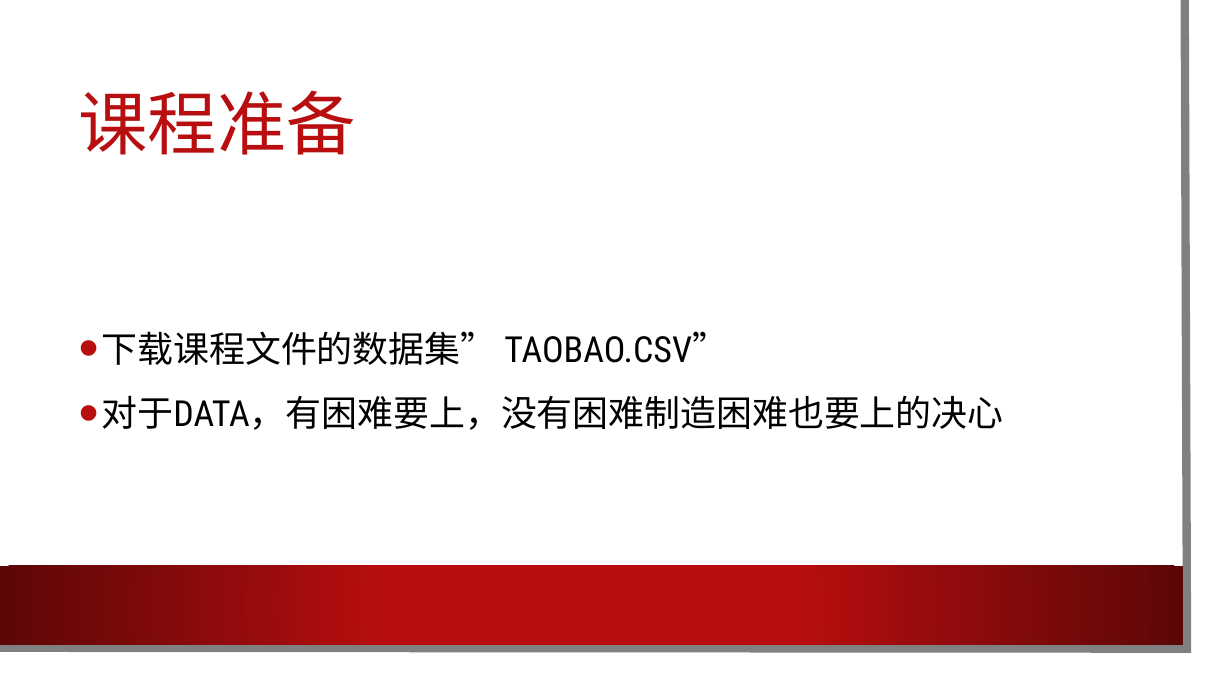
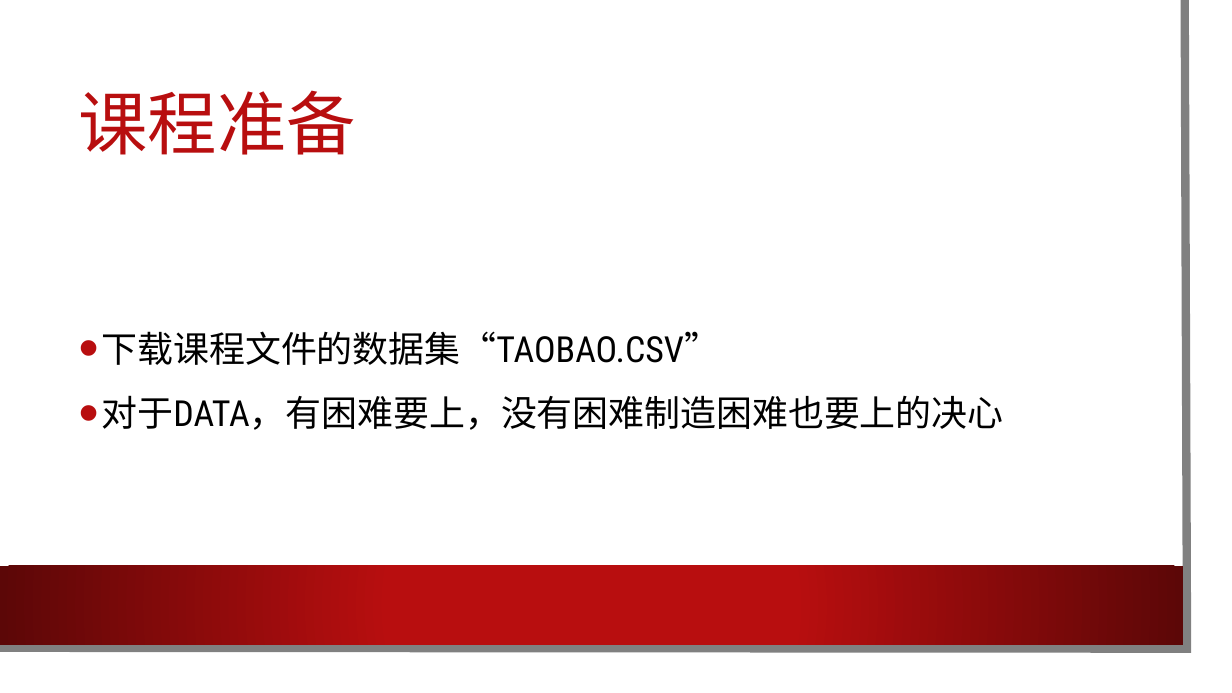
Before and after one commit to founderfan/Data-Open-Lecture, a slide deck: slide 44 of R语言应用.pptx. Drawn at 1232x693 pixels with LibreOffice and Linux fonts; fonts in the diff are those of the drawing; background and template pictures are left out. Boxes give left, top, right and bottom in pixels: in the first picture for what was removed or moved away, otherwise in the second. Text is boxed around its words. In the diff, an @@ line names an element or a change of style, - is before the commit and + after.

Commit message:
R Lecture 2

```diff
--- a/R语言应用.pptx
+++ b/R语言应用.pptx
@@ text at <box>102,331,720,365</box>: text changed @@
-• 下载课程文件的数据集” TAOBAO.CSV”
+• 下载课程文件的数据集“TAOBAO.CSV”
```
Also in this commit, not shown: 17 other slides changed, 2 other files.
